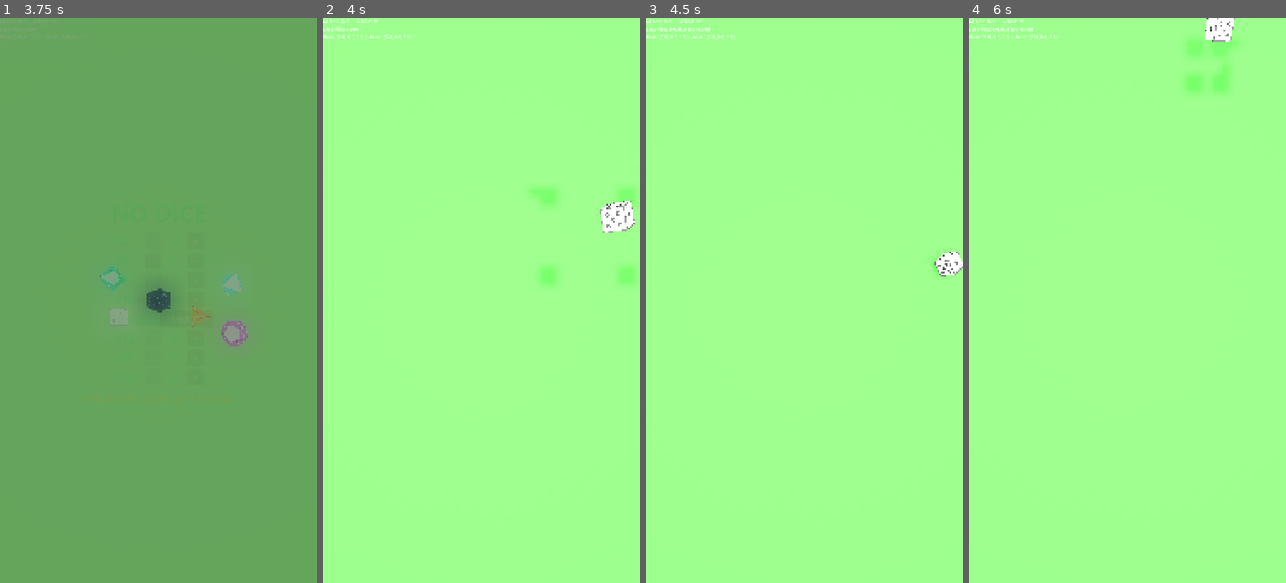
Above: before the commit, frames 1-4 (left to right).
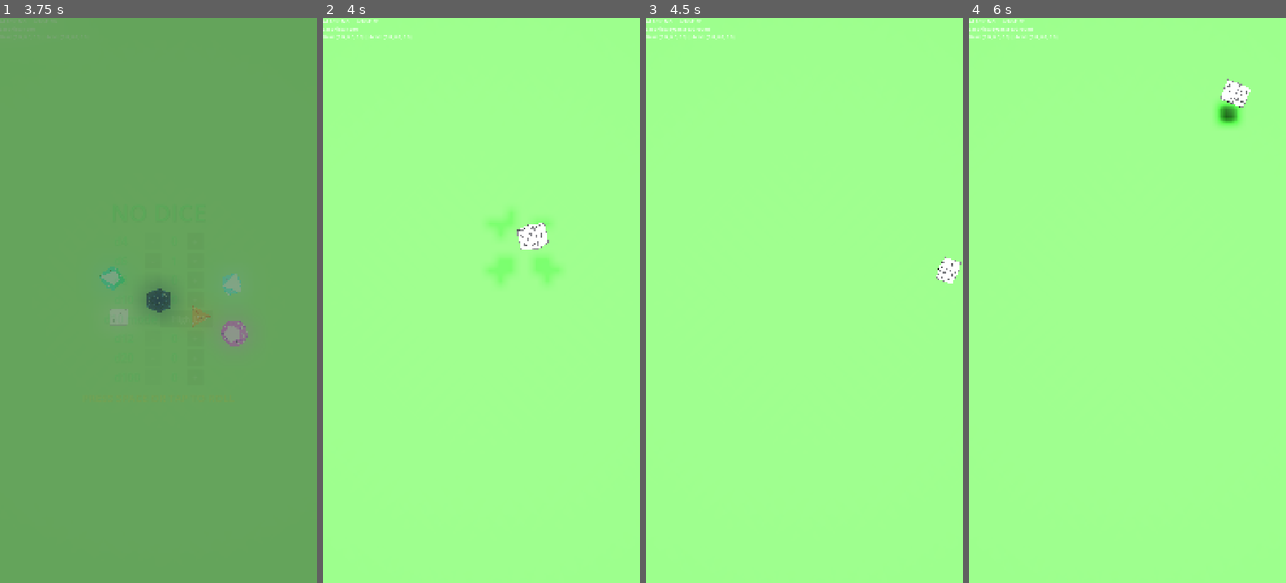
Above: after the commit, the same moments.

Repository: MatthieuLJ/no_dice
Game: Godot game, scene res://die.tscn
Two runs of this game, one before a commit and one after it. Both use one fixed random seed, a clock stepped at 60 frames per second and the inputs below.
Inputs (mouse positions are in pixels of both pictures, inside the frame that each line leads up to):
- Up to frame 1 (3.75 s): click "+" at 0.5 s; click "-" at 1.25 s; click "Low 0" at 2 s; click "High 10" at 2.75 s; tap Space at 3.5 s; move the mouse to (228, 272) at 3.52 s; hold Right (ui_right) from 3.53 s (still down); tap Enter at 3.6 s; click (228, 272) at 3.67 s
- Up to frame 2 (4 s): keep holding Right (ui_right); tap Space at 3.77 s
- Up to frame 3 (4.5 s): release Right (ui_right) at 4.25 s; drag from (741, 328) to (788, 413) at 4.27 s
- Up to frame 4 (6 s): move the mouse to (1159, 176) at 5.02 s; hold Right (ui_right) 5.03-5.75 s; tap R at 5.1 s; tap Space at 5.75 s; drag from (1111, 413) to (1032, 215) at 5.77 s

Frame 1 is identical in both runs. In frame 2, 1.6% of the frame differs, in the area x 52-99%, y 30-47%; in frame 3, 0.3%; in frame 4, 1.5%.

Commit message:
Calibrate accelerometer shake forces and add height ceiling containment

Diff:
--- a/world_physics.gd
+++ b/world_physics.gd
@@ -10,7 +10,7 @@
 @onready var gravity_debugger: MeshInstance3D = $Enclosure/GravityDebugger
 
 @export_group("Physics Settings")
-@export var shake_multiplier: float = 6.0
+@export var shake_multiplier: float = 3.5
 @export var shake_threshold: float = 2.5
 @export var max_keyboard_tilt: float = PI / 4.0
 @export var at_rest_delay: float = 1.0
@@ -279,13 +279,13 @@
 
 		target_gravity_dir = mapped_gravity
 
-		# Calculate dynamic physical shake with upward launch boost and rotation spin
+		# Calculate balanced physical shake with smooth upward toss and rotation spin
 		var total_accel = Input.get_accelerometer()
 		var pure_shake = total_accel - device_gravity
 		var shake_mag = pure_shake.length()
 
 		if shake_cooldown <= 0.0 and shake_mag > maxf(2.5, shake_threshold):
-			shake_cooldown = 0.12 # Fast responsive cooldown for continuous shaking
+			shake_cooldown = 0.15 # Responsive cooldown
 			has_left_rest = true
 
 			# Map hardware shake axes to 3D world space
@@ -295,12 +295,12 @@
 				-pure_shake.y
 			)
 
-			# Give a strong vertical kick so dice launch up into the air when shaken strongly
-			var upward_kick = maxf(1.5, shake_mag * 0.25)
+			# Gentle upward toss so dice lift off the ground slightly without hitting the roof
+			var upward_kick = clampf(shake_mag * 0.08, 0.2, 0.8)
 			mapped_shake.y += upward_kick
 
-			# Scale impulse so strong phone shakes make dice fly across the tray
-			var impulse_scale = shake_multiplier * 0.35
+			# Scale impulse for balanced movement
+			var impulse_scale = shake_multiplier * 0.12
 
 			for d in dice:
 				if is_instance_valid(d):
@@ -308,13 +308,12 @@
 						continue
 
 					var die_impulse = mapped_shake * impulse_scale
-					# Add slight random directional variation per die so dice scatter dynamically
-					die_impulse += Vector3(randf_range(-0.5, 0.5), randf_range(0.0, 0.5), randf_range(-0.5, 0.5))
+					die_impulse += Vector3(randf_range(-0.1, 0.1), randf_range(0.0, 0.1), randf_range(-0.1, 0.1))
 
 					d.apply_central_impulse(die_impulse)
 
-					# Strong dynamic torque spin so dice tumble mid-air
-					var spin_power = randf_range(0.3, 0.8) * shake_multiplier
+					# Smooth torque spin so dice tumble nicely
+					var spin_power = randf_range(0.15, 0.4) * shake_multiplier
 					var random_spin = Vector3(randf_range(-1.0, 1.0), randf_range(-1.0, 1.0), randf_range(-1.0, 1.0)).normalized() * spin_power
 					d.apply_torque_impulse(random_spin)
 
@@ -341,7 +340,15 @@
 		gravity_area.gravity = 9.8
 		gravity_debugger.draw_gravity_vector(target_gravity_dir)
 
-	# 3. Check for at-rest state transition to trigger ResultScreen
+	# 3. Contain dice within screen height bounds
+	for d in dice:
+		if is_instance_valid(d) and d.visible:
+			if d.position.y > 0.7:
+				d.position.y = 0.7
+				if d.linear_velocity.y > 0.0:
+					d.linear_velocity.y = 0.0
+
+	# 4. Check for at-rest state transition to trigger ResultScreen
 	_check_at_rest_transition(delta)
 
 func _check_at_rest_transition(delta: float) -> void:
